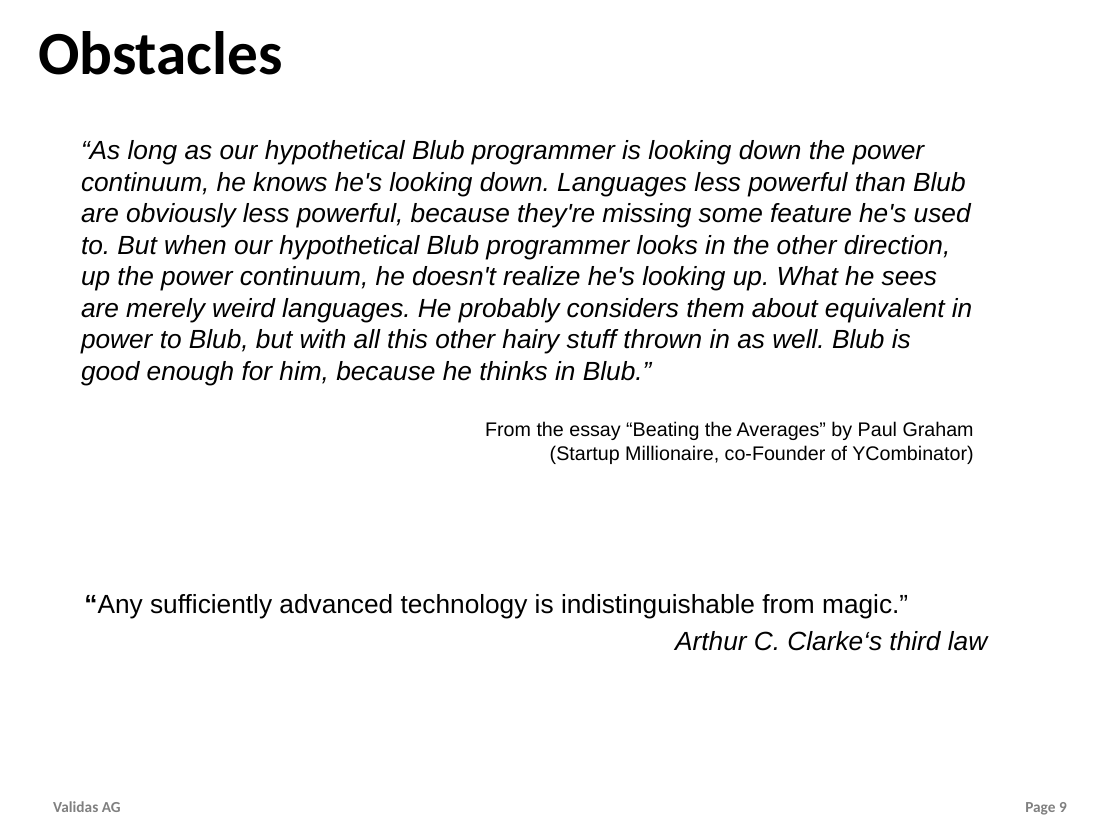
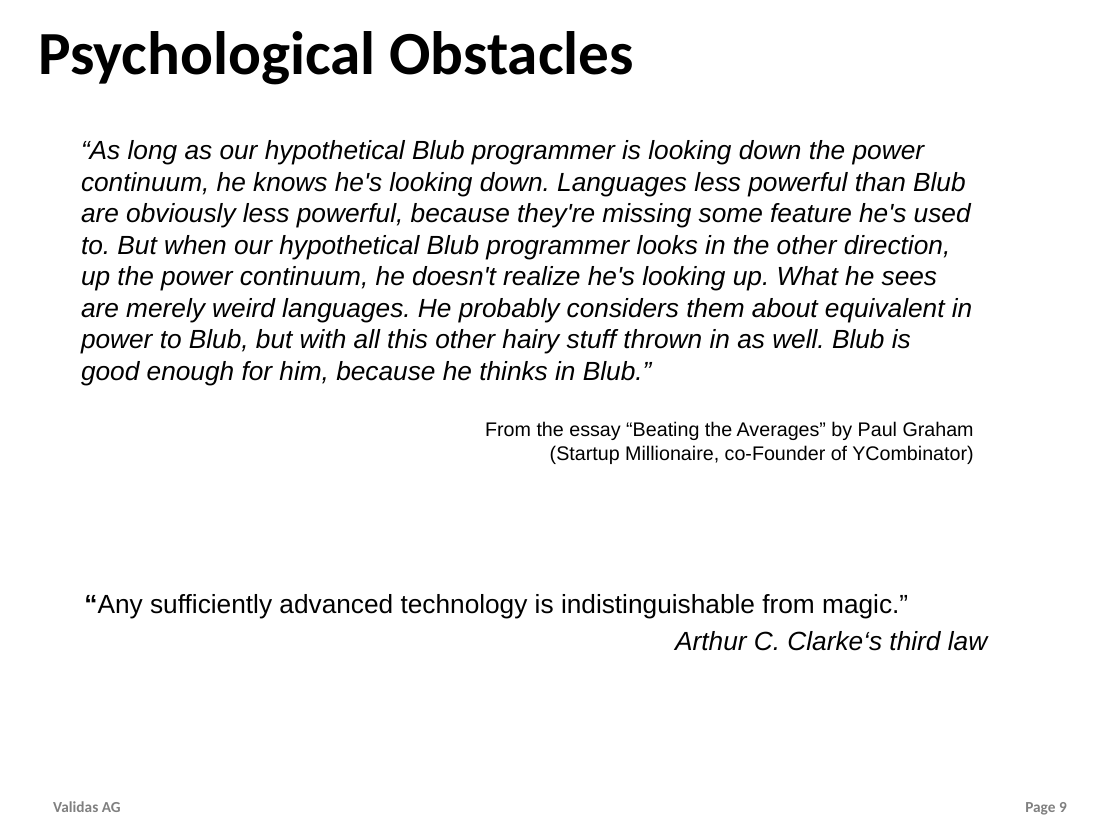
Before and after one commit to theoremprover/tvg, a slide deck: slide 9 of Vortraege/Towards_Haskell.pptx. Drawn at 1120x840 pixels with LibreOffice and Linux fonts; fonts in the diff are those of the drawing; background and template pictures are left out. Boxes give left, top, right and bottom in pixels: in the first picture for what was removed or moved away, otherwise in the second. Text is boxed around its words. In the diff, an @@ line names an element or a change of style, - is before the commit and + after.

```diff
--- a/Vortraege/Towards_Haskell.pptx
+++ b/Vortraege/Towards_Haskell.pptx
@@ title at box(38, 31, 634, 85): text changed @@
-Obstacles
+Psychological Obstacles
```
Also in this commit, not shown: 11 other slides changed, 12 slides added, 2 slides removed, 1 other file.
